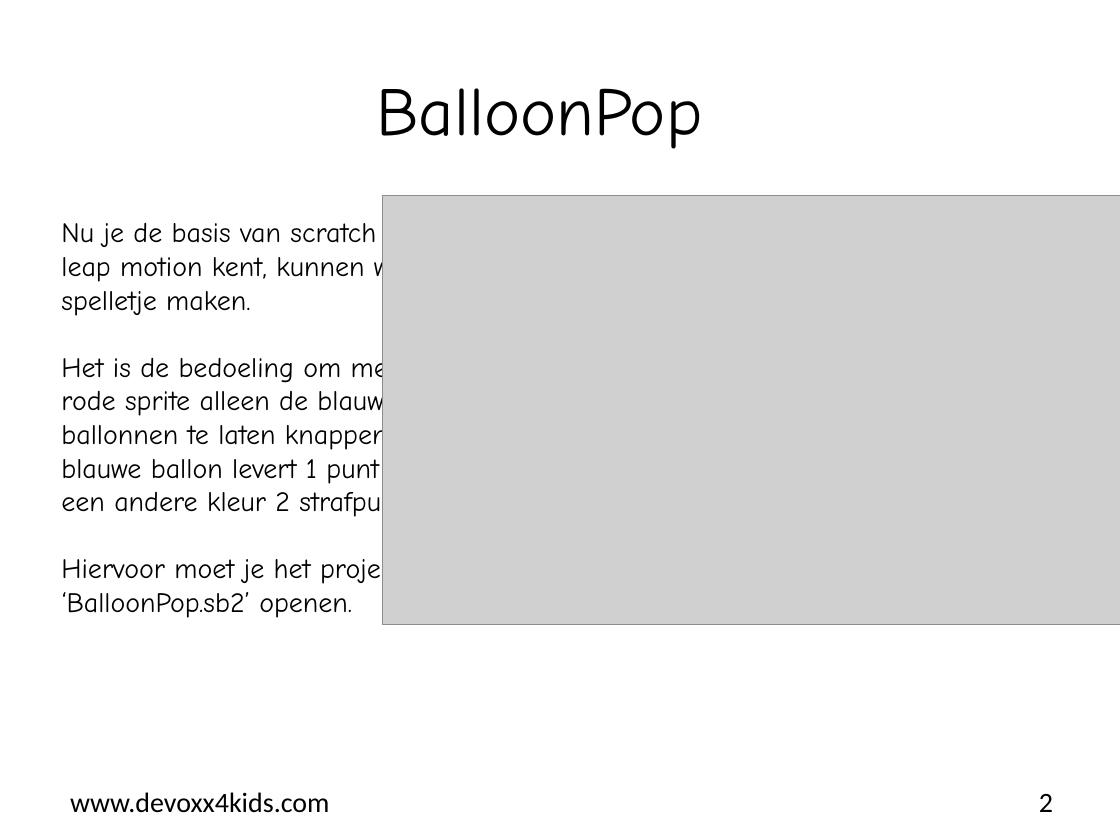
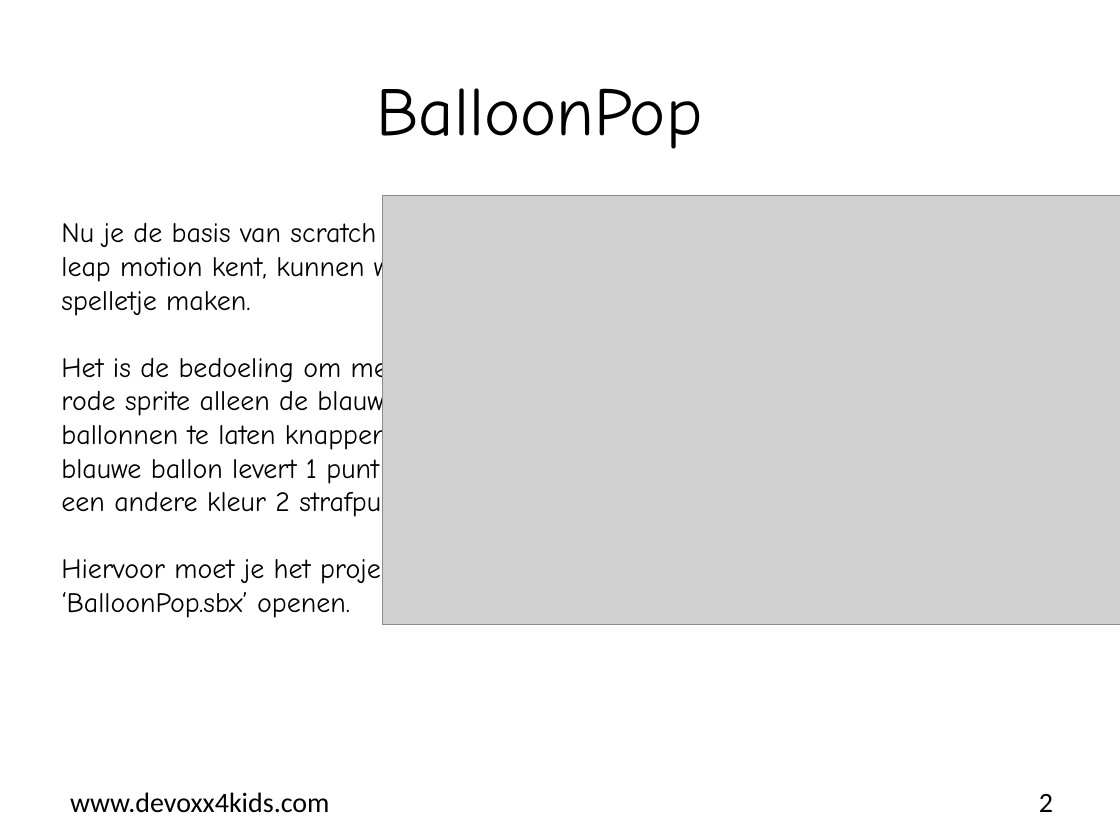
Before and after one commit to bertjan/openvalue-devoxx4kids, a slide deck: slide 2 of scratch-leapmotion/instructions/nl/Scratch-opdracht_04_BalloonPop.pptx. Drawn at 1120x840 pixels with LibreOffice and Linux fonts; fonts in the diff are those of the drawing; grey boxes stand for pictures; background and template pictures are left out. Boxes give left, top, right and bottom in pixels: in the first picture for what was removed or moved away, otherwise in the second. Text is boxed around its words. In the diff, an @@ line names an element or a change of style, - is before the commit and + after.

Commit message:
update instructions nl balloonpop

```diff
--- a/scratch-leapmotion/instructions/nl/Scratch-opdracht_04_BalloonPop.pptx
+++ b/scratch-leapmotion/instructions/nl/Scratch-opdracht_04_BalloonPop.pptx
@@ text at (61,554,402,618): text changed @@
-Hiervoor moet je het project ‘BalloonPop.sb2’ openen.
+Hiervoor moet je het project ‘BalloonPop.sbx’ openen.
```
Also in this commit, not shown: 6 other slides changed, 1 slide added.
